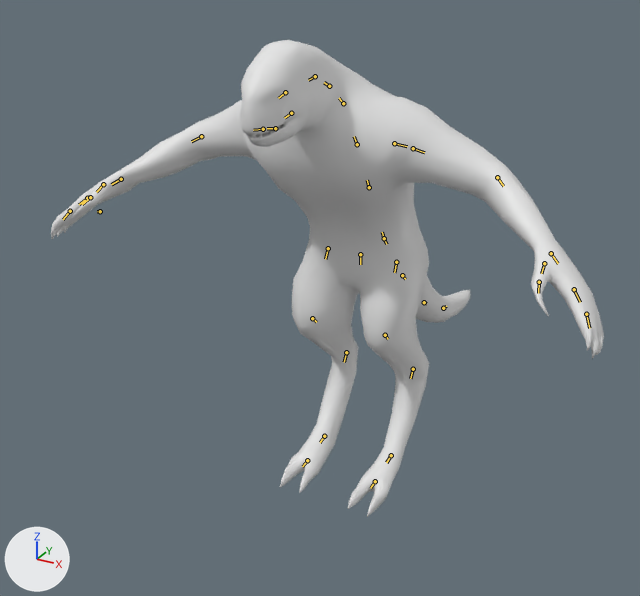
The Blender file assets-src/rooms/tavern/creature-clips/Lizardman.blend: old version first, new version second.
Rendered twice from a camera (50 mm lens) standing at (0.671, -1.356, 1.045) and looking at (-0.106, 0.057, 0.338). The axes (+X, +Y, +Z) are drawn at lower left. The lights are the same throughout. The picture after the commit comes second. The bones that change, and the others that lie on the model, are drawn over the model as lines.

In view in the first picture: 'LizardmanSourceMesh'.
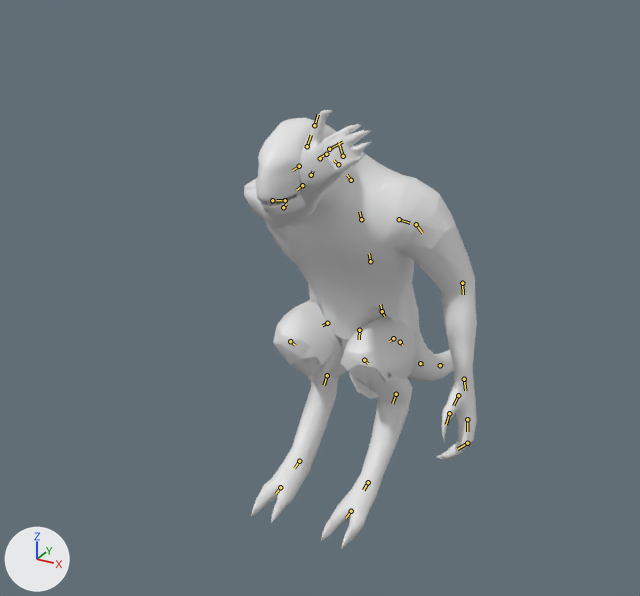
The newer file adds an action. The first version stands in its rest pose; the second is drawn at frame 12 of the action 'SitSlap'.

Scene script edits in JSON lines:
```json
{"block": "bone_spine_0", "where": "bone_spine_0 = bpy.data.objects['Lizardman'].pose.bones['Spine_0']"}
{"op": "set", "path": "bone_spine_0.location", "old": "(0.0, 0.0, 0.0)", "new": "(0.0, -0.133, -0.079)"}
{"op": "set", "path": "bone_spine_0.rotation_quaternion", "old": "(1.0, 0.0, 0.0, 0.0)", "new": "(0.999, 0.052, 0.0, 0.0)", "note": "degrees (0, 0, 0) -> degrees (6, 0, 0)"}
{"block": "bone_arm_r", "where": "bone_arm_r = bpy.data.objects['Lizardman'].pose.bones['Arm_R']  # child of 'Shoulder_R'"}
{"op": "set", "path": "bone_arm_r.rotation_quaternion", "old": "(1.0, 0.0, 0.0, 0.0)", "new": "(-0.205, 0.584, -0.34, 0.707)", "note": "degrees (0, 0, 0) -> degrees (-83, -43, -109)"}
{"block": "bone_forearm_r", "where": "bone_forearm_r = bpy.data.objects['Lizardman'].pose.bones['Forearm_R']  # child of 'Arm_R'"}
{"op": "set", "path": "bone_forearm_r.rotation_quaternion", "old": "(1.0, 0.0, 0.0, 0.0)", "new": "(0.961, -0.186, -0.17, -0.113)", "note": "degrees (0, 0, 0) -> degrees (-20, -22, -10)"}
{"block": "bone_hand_r", "where": "bone_hand_r = bpy.data.objects['Lizardman'].pose.bones['Hand_R']  # child of 'Forearm_R'"}
{"op": "set", "path": "bone_hand_r.rotation_quaternion", "old": "(1.0, 0.0, 0.0, 0.0)", "new": "(0.996, 0.034, -0.074, -0.044)", "note": "degrees (0, 0, 0) -> degrees (4, -8, -5)"}
{"block": "bone_fingers_r_001", "where": "bone_fingers_r_001 = bpy.data.objects['Lizardman'].pose.bones['Fingers_R.001']  # child of 'Fingers_R'"}
{"op": "set", "path": "bone_fingers_r_001.rotation_quaternion", "old": "(1.0, 0.0, 0.0, 0.0)", "new": "(0.93, -0.141, 0.025, 0.339)", "note": "degrees (0, 0, 0) -> degrees (-14, 8, 39)"}
{"block": "bone_arm_l", "where": "bone_arm_l = bpy.data.objects['Lizardman'].pose.bones['Arm_L']  # child of 'Shoulder_L'"}
{"op": "set", "path": "bone_arm_l.rotation_quaternion", "old": "(1.0, 0.0, 0.0, 0.0)", "new": "(0.908, 0.158, 0.103, 0.374)", "note": "degrees (0, 0, 0) -> degrees (21, 4, 45)"}
{"block": "bone_forearm_l", "where": "bone_forearm_l = bpy.data.objects['Lizardman'].pose.bones['Forearm_L']  # child of 'Arm_L'"}
{"op": "set", "path": "bone_forearm_l.rotation_quaternion", "old": "(1.0, 0.0, 0.0, 0.0)", "new": "(0.998, 0.004, 0.003, -0.057)", "note": "degrees (0, 0, 0) -> degrees (0, 0, -7)"}
{"block": "bone_hand_l", "where": "bone_hand_l = bpy.data.objects['Lizardman'].pose.bones['Hand_L']  # child of 'Forearm_L'"}
{"op": "set", "path": "bone_hand_l.rotation_quaternion", "old": "(1.0, 0.0, 0.0, 0.0)", "new": "(0.996, 0.034, 0.074, 0.044)", "note": "degrees (0, 0, 0) -> degrees (4, 8, 5)"}
{"block": "bone_fingers_l_001", "where": "bone_fingers_l_001 = bpy.data.objects['Lizardman'].pose.bones['Fingers_L.001']  # child of 'Fingers_L'"}
{"op": "set", "path": "bone_fingers_l_001.rotation_quaternion", "old": "(1.0, 0.0, 0.0, 0.0)", "new": "(0.93, -0.141, -0.025, -0.339)", "note": "degrees (0, 0, 0) -> degrees (-14, -8, -39)"}
{"block": "bone_spine_3", "where": "bone_spine_3 = bpy.data.objects['Lizardman'].pose.bones['Spine_3']  # child of 'Spine_2'"}
{"op": "set", "path": "bone_spine_3.rotation_quaternion", "old": "(1.0, 0.0, 0.0, 0.0)", "new": "(1.0, -0.026, 0.0, 0.0)", "note": "degrees (0, 0, 0) -> degrees (-3, 0, 0)"}
{"block": "bone_spine_4", "where": "bone_spine_4 = bpy.data.objects['Lizardman'].pose.bones['Spine_4']  # child of 'Spine_3'"}
{"op": "set", "path": "bone_spine_4.rotation_quaternion", "old": "(1.0, 0.0, 0.0, 0.0)", "new": "(0.999, 0.036, 0.0, 0.0)", "note": "degrees (0, 0, 0) -> degrees (4, 0, 0)"}
{"block": "bone_pelvis", "where": "bone_pelvis = bpy.data.objects['Lizardman'].pose.bones['Pelvis']"}
{"op": "set", "path": "bone_pelvis.location", "old": "(0.0, 0.0, 0.0)", "new": "(0.0, 0.155, 0.0)"}
{"block": "bone_leg_r", "where": "bone_leg_r = bpy.data.objects['Lizardman'].pose.bones['Leg_R']  # child of 'Pelvis'"}
{"op": "set", "path": "bone_leg_r.rotation_quaternion", "old": "(1.0, 0.0, 0.0, 0.0)", "new": "(0.792, 0.61, 0.029, 0.006)", "note": "degrees (0, 0, 0) -> degrees (75, 2, 3)"}
{"block": "bone_shin_r", "where": "bone_shin_r = bpy.data.objects['Lizardman'].pose.bones['Shin_R']  # child of 'Leg_R'"}
{"op": "set", "path": "bone_shin_r.rotation_quaternion", "old": "(1.0, 0.0, 0.0, 0.0)", "new": "(0.796, 0.606, -0.002, 0.006)", "note": "degrees (0, 0, 0) -> degrees (75, -1, 0)"}
{"block": "bone_shin_r_001", "where": "bone_shin_r_001 = bpy.data.objects['Lizardman'].pose.bones['Shin_R.001']  # child of 'Shin_R'"}
{"op": "set", "path": "bone_shin_r_001.rotation_quaternion", "old": "(1.0, 0.0, 0.0, 0.0)", "new": "(0.998, 0.062, 0.002, -0.004)", "note": "degrees (0, 0, 0) -> degrees (7, 0, 0)"}
{"block": "bone_foot_r", "where": "bone_foot_r = bpy.data.objects['Lizardman'].pose.bones['Foot_R']  # child of 'Shin_R.001'"}
{"op": "set", "path": "bone_foot_r.rotation_quaternion", "old": "(1.0, 0.0, 0.0, 0.0)", "new": "(0.998, -0.068, 0.0, -0.001)", "note": "degrees (0, 0, 0) -> degrees (-8, 0, 0)"}
{"block": "bone_leg_l", "where": "bone_leg_l = bpy.data.objects['Lizardman'].pose.bones['Leg_L']  # child of 'Pelvis'"}
{"op": "set", "path": "bone_leg_l.rotation_quaternion", "old": "(1.0, 0.0, 0.0, 0.0)", "new": "(0.792, 0.61, -0.029, -0.006)", "note": "degrees (0, 0, 0) -> degrees (75, -2, -3)"}
{"block": "bone_shin_l", "where": "bone_shin_l = bpy.data.objects['Lizardman'].pose.bones['Shin_L']  # child of 'Leg_L'"}
{"op": "set", "path": "bone_shin_l.rotation_quaternion", "old": "(1.0, 0.0, 0.0, 0.0)", "new": "(0.796, 0.606, 0.002, -0.006)", "note": "degrees (0, 0, 0) -> degrees (75, 1, 0)"}
{"block": "bone_shin_l_001", "where": "bone_shin_l_001 = bpy.data.objects['Lizardman'].pose.bones['Shin_L.001']  # child of 'Shin_L'"}
{"op": "set", "path": "bone_shin_l_001.rotation_quaternion", "old": "(1.0, 0.0, 0.0, 0.0)", "new": "(0.998, 0.062, -0.002, 0.004)", "note": "degrees (0, 0, 0) -> degrees (7, 0, 0)"}
{"block": "bone_foot_l", "where": "bone_foot_l = bpy.data.objects['Lizardman'].pose.bones['Foot_L']  # child of 'Shin_L.001'"}
{"op": "set", "path": "bone_foot_l.rotation_quaternion", "old": "(1.0, 0.0, 0.0, 0.0)", "new": "(0.998, -0.068, 0.0, 0.001)", "note": "degrees (0, 0, 0) -> degrees (-8, 0, 0)"}
```

Where the change shows, as pixel boxes [x1, y1, x2, y2] in the pictures (640 x 596 px):
```json
{"object": "LizardmanSourceMesh", "change": "posed", "before": [51, 40, 604, 517], "after": [244, 110, 477, 549], "on screen": "58% narrower, 8% shorter"}
{"bone": "Spine_0", "before": "(384, 238) to (382, 232)", "after": "(382, 311) to (380, 304)"}
{"bone": "Arm_R", "before": "(263, 129) to (253, 130)", "after": "(272, 200) to (274, 201)"}
{"bone": "Forearm_R", "before": "(201, 136) to (191, 141)", "after": "(283, 207) to (286, 204)"}
{"bone": "Hand_R", "before": "(121, 179) to (111, 184)", "after": "(311, 175) to (313, 171)"}
{"bone": "Fingers_R.001", "before": "(70, 211) to (63, 219)", "after": "(329, 149) to (342, 142)"}
{"bone": "Arm_L", "before": "(413, 148) to (424, 152)", "after": "(416, 224) to (422, 233)"}
{"bone": "Forearm_L", "before": "(497, 177) to (503, 186)", "after": "(462, 283) to (463, 294)"}
{"bone": "Hand_L", "before": "(551, 253) to (558, 263)", "after": "(464, 379) to (465, 390)"}
{"bone": "Fingers_L.001", "before": "(586, 314) to (589, 328)", "after": "(467, 443) to (457, 449)"}
{"bone": "Spine_3", "before": "(343, 103) to (339, 98)", "after": "(351, 180) to (347, 175)"}
{"bone": "Spine_4", "before": "(329, 86) to (324, 82)", "after": "(338, 164) to (334, 160)"}
{"bone": "Pelvis", "before": "(360, 254) to (360, 264)", "after": "(359, 330) to (359, 339)"}
{"bone": "Leg_R", "before": "(328, 248) to (325, 259)", "after": "(327, 323) to (322, 325)"}
{"bone": "Shin_R", "before": "(312, 318) to (316, 322)", "after": "(290, 341) to (295, 345)"}
{"bone": "Shin_R.001", "before": "(346, 352) to (344, 362)", "after": "(327, 375) to (324, 385)"}
{"bone": "Foot_R", "before": "(324, 436) to (320, 442)", "after": "(299, 461) to (294, 468)"}
{"bone": "Leg_L", "before": "(396, 262) to (394, 272)", "after": "(393, 338) to (389, 341)"}
{"bone": "Shin_L", "before": "(385, 335) to (388, 339)", "after": "(364, 360) to (368, 363)"}
{"bone": "Shin_L.001", "before": "(413, 369) to (410, 378)", "after": "(396, 394) to (392, 403)"}
{"bone": "Foot_L", "before": "(391, 455) to (386, 462)", "after": "(368, 482) to (363, 490)"}
```
